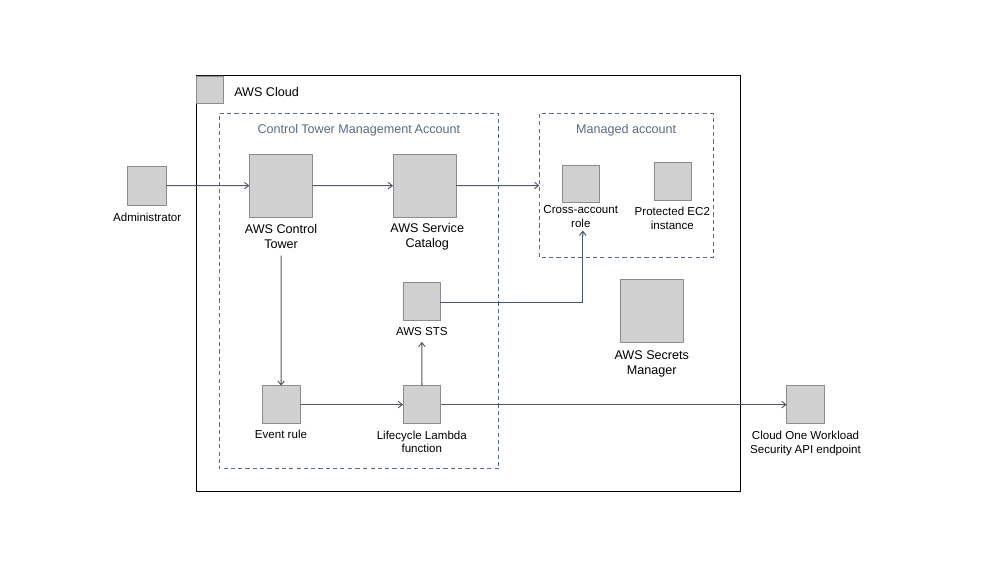
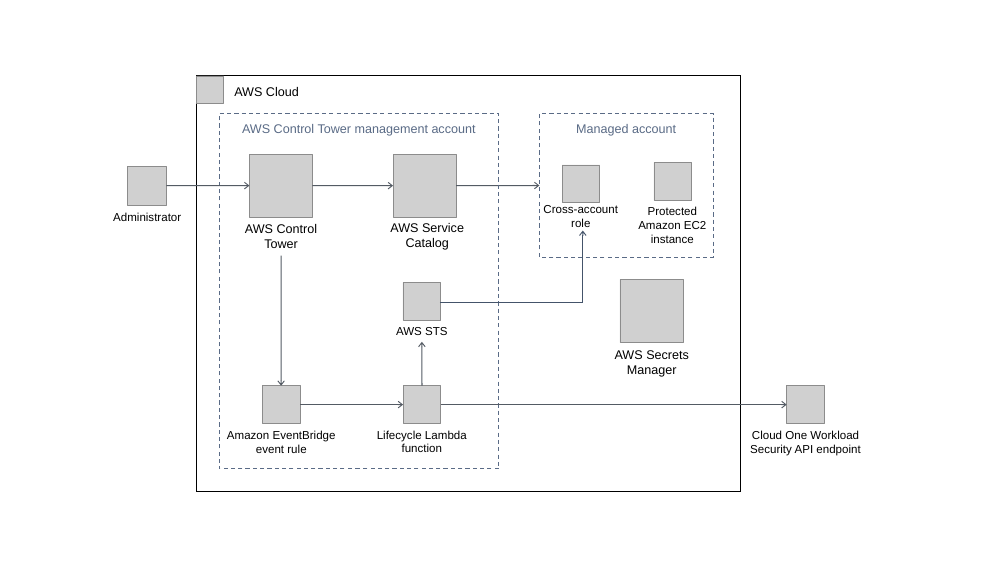
Before and after one commit to ronald-bautista/quickstart-ct-trend-micro-cloud-one-workload-security, a slide deck: slide 1 of docs/images/trend-micro-control-tower-architecture-diagram.pptx. Drawn at 1008x567 pixels with LibreOffice and Linux fonts; fonts in the diff are those of the drawing; grey boxes stand for pictures. Boxes give left, top, right and bottom in pixels: in the first picture for what was removed or moved away, otherwise in the second. Text is boxed around its words. In the diff, an @@ line names an element or a change of style, - is before the commit and + after.

```diff
--- a/docs/images/trend-micro-control-tower-architecture-diagram.pptx
+++ b/docs/images/trend-micro-control-tower-architecture-diagram.pptx
@@ text in rectangle at <box>242,124,476,136</box>: text changed @@
-Control Tower Management Account
+AWS Control Tower management account
@@ text at <box>638,206,706,243</box>: text changed @@
-Protected EC2 instance
+Protected Amazon EC2 instance
@@ text at <box>227,430,336,453</box>: text changed @@
-Event rule
+Amazon EventBridge event rule
```
Also in this commit, not shown: 11 other files.
